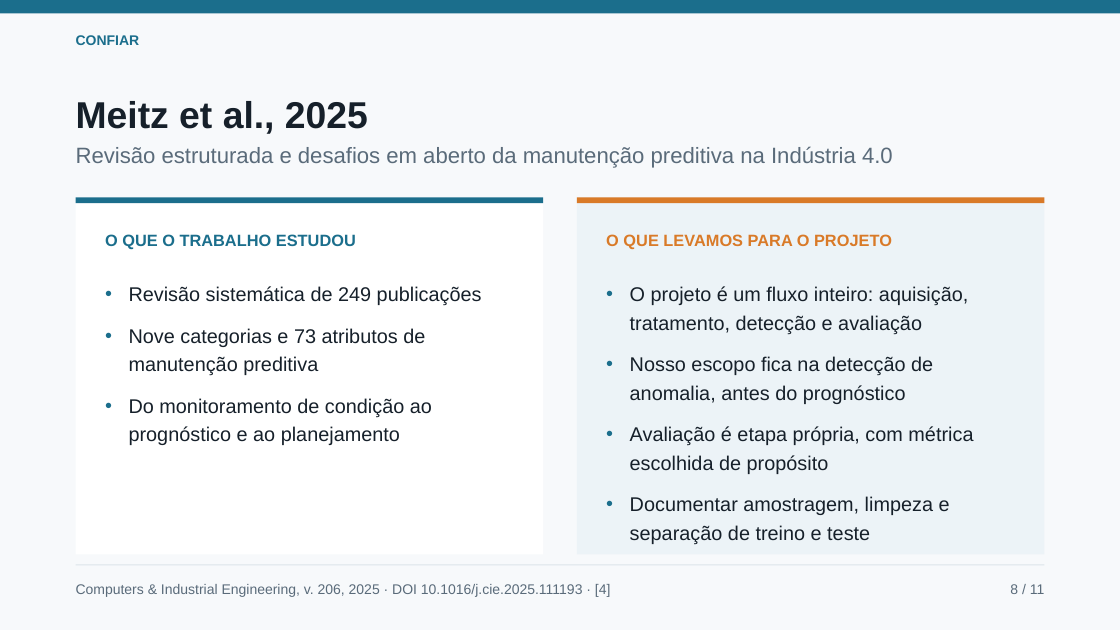
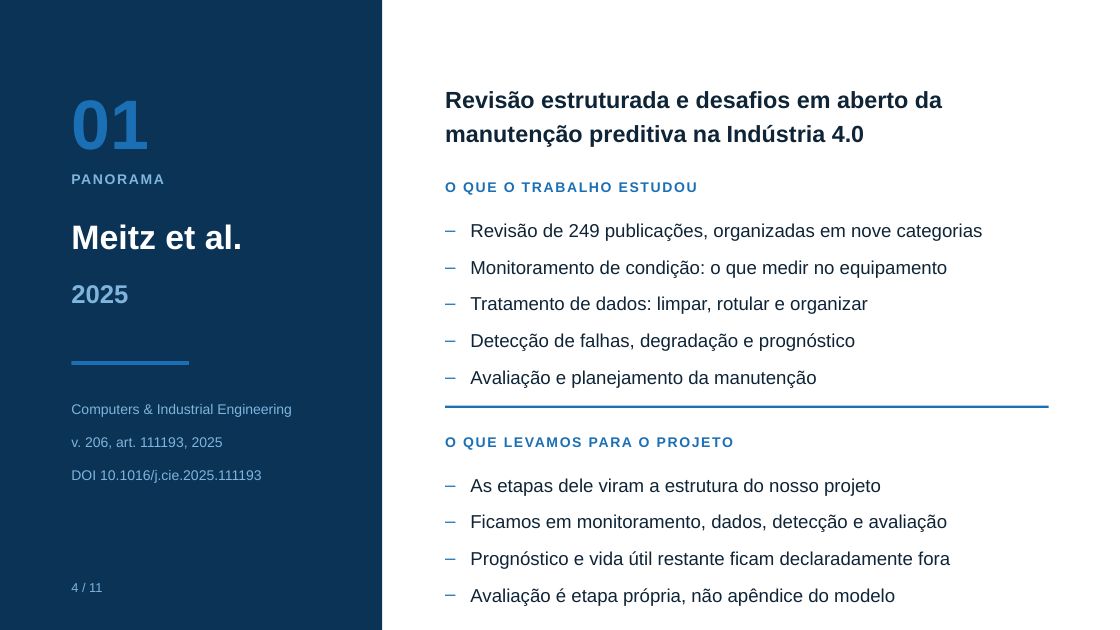
Before and after one commit to whirtex/embedded-system, a slide deck: slide 4 of predictive-maintenance/seminario-1-trabalhos-relacionados.pptx (slide 8 before the commit). Drawn at 1120x630 pixels with LibreOffice and Linux fonts; fonts in the diff are those of the drawing. Boxes give left, top, right and bottom in pixels: in the first picture for what was removed or moved away, otherwise in the second. Text is boxed around its words. In the diff, an @@ line names an element or a change of style, - is before the commit and + after.

```diff
--- a/predictive-maintenance/seminario-1-trabalhos-relacionados.pptx
+++ b/predictive-maintenance/seminario-1-trabalhos-relacionados.pptx
@@ rectangle removed at [0, 0, 1120, 630] @@
@@ rectangle removed at [0, 0, 1120, 13] @@
@@ rectangle added at [0, 0, 382, 630], fill #0B3355 @@
@@ text removed at [76, 35, 140, 45] @@
-CONFIAR
@@ text "Revisão estruturada e desafios em ...": place and size @@
-text "Revisão estruturada e desafios em ..." at [76, 146, 893, 168]
+text "Revisão estruturada e desafios em ..." at [445, 91, 942, 147]
@@ text "Revisão estruturada e desafios em ..." at [445, 91, 942, 147]: size 19 to 20 pt, text colour #5A6B7A to #0F2436, bold on @@
@@ text added at [71, 100, 149, 150], 60 pt, text #1B6FB5, bold @@
+01
@@ text added at [71, 168, 340, 192], 12 pt, text #7FB4DD, bold @@
+PANORAMA
@@ text "O QUE O TRABALHO ESTUDOU": place and size @@
-text "O QUE O TRABALHO ESTUDOU" at [105, 234, 356, 249]
+text "O QUE O TRABALHO ESTUDOU" at [445, 182, 697, 195]
@@ text "O QUE O TRABALHO ESTUDOU" at [445, 182, 697, 195]: size 14 to 12 pt, text colour #1B6E8C to #1B6FB5, letter spacing 0 to 1.4 pt @@
@@ rectangle removed at [76, 197, 544, 555] @@
@@ rectangle removed at [76, 197, 544, 203] @@
@@ rectangle removed at [577, 197, 1045, 555] @@
@@ rectangle removed at [577, 197, 1045, 203] @@
@@ text at [71, 224, 243, 250]: text changed; size 32 to 29 pt; text colour #16202A to #FFFFFF @@
-Meitz et al., 2025
+Meitz et al.
@@ text added at [470, 223, 983, 388], 16 pt, text #0F2436 @@
+– Revisão de 249 publicações, organizadas em nove categorias
+– Monitoramento de condição: o que medir no equipamento
+– Tratamento de dados: limpar, rotular e organizar
+– Detecção de falhas, degradação e prognóstico
+– Avaliação e planejamento da manutenção
@@ text added at [71, 285, 128, 303], 22 pt, text #7FB4DD, bold @@
+2025
@@ text removed at [129, 286, 482, 445] @@
-• Revisão sistemática de 249 publicações
-• Nove categorias e 73 atributos de manutenção preditiva
-• Do monitoramento de condição ao prognóstico e ao planejamento
@@ text removed at [630, 286, 973, 544] @@
-• O projeto é um fluxo inteiro: aquisição, tratamento, detecção e avaliação
-• Nosso escopo fica na detecção de anomalia, antes do prognóstico
-• Avaliação é etapa própria, com métrica escolhida de propósito
-• Documentar amostragem, limpeza e separação de treino e teste
@@ rectangle added at [71, 361, 189, 365], fill #1B6FB5 @@
@@ text at [71, 404, 292, 483]: text changed; text colour #5A6B7A to #7FB4DD @@
-Computers & Industrial Engineering, v. 206, 2025 · DOI 10.1016/j.cie.2025.111193 · [4]
+Computers & Industrial Engineering
+v. 206, art. 111193, 2025
+DOI 10.1016/j.cie.2025.111193
@@ rectangle added at [445, 406, 1049, 408], fill #1B6FB5 @@
@@ text "O QUE LEVAMOS PARA O ...": place and size @@
-text "O QUE LEVAMOS PARA O ..." at [606, 234, 892, 249]
+text "O QUE LEVAMOS PARA O ..." at [445, 437, 881, 496]
@@ text "O QUE LEVAMOS PARA O ..." at [445, 437, 881, 496]: size 14 to 12 pt, text colour #D97A28 to #1B6FB5, letter spacing 0 to 1.4 pt @@
@@ text added at [470, 478, 950, 606], 16 pt, text #0F2436 @@
+– As etapas dele viram a estrutura do nosso projeto
+– Ficamos em monitoramento, dados, detecção e avaliação
+– Prognóstico e vida útil restante ficam declaradamente fora
+– Avaliação é etapa própria, não apêndice do modelo
@@ rectangle removed at [76, 565, 1044, 565] @@
@@ text added at [71, 583, 102, 592], 11 pt, text #7FB4DD @@
+4 / 11
@@ text removed at [1010, 584, 1045, 594] @@
-8 / 11
```
Also in this commit, not shown: 7 other slides changed, 3 slides added, 3 slides removed, 1 other file.
